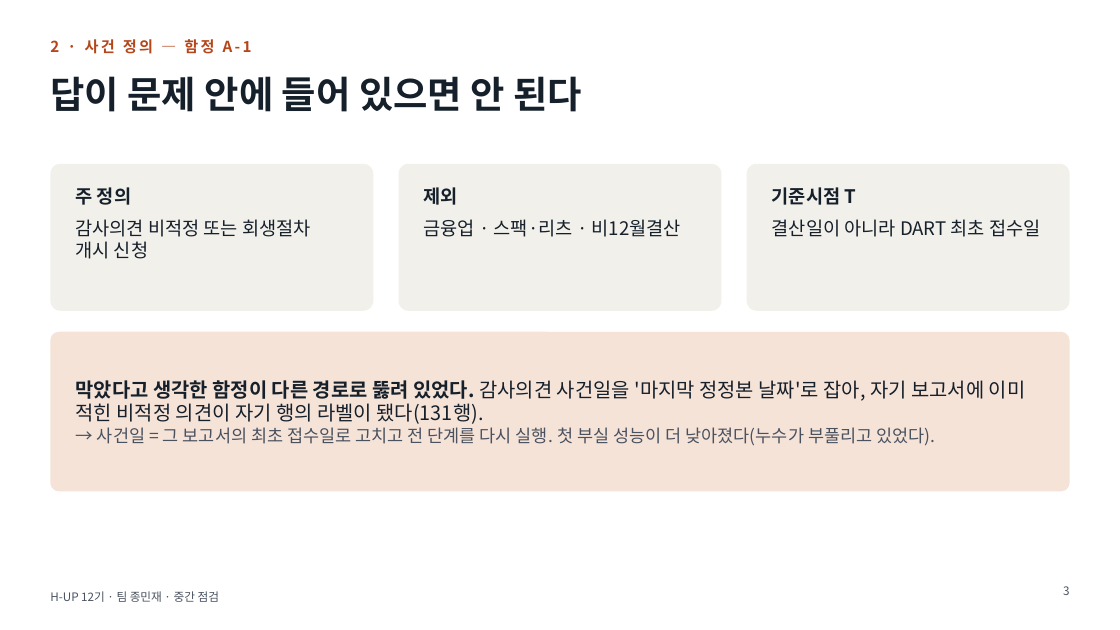
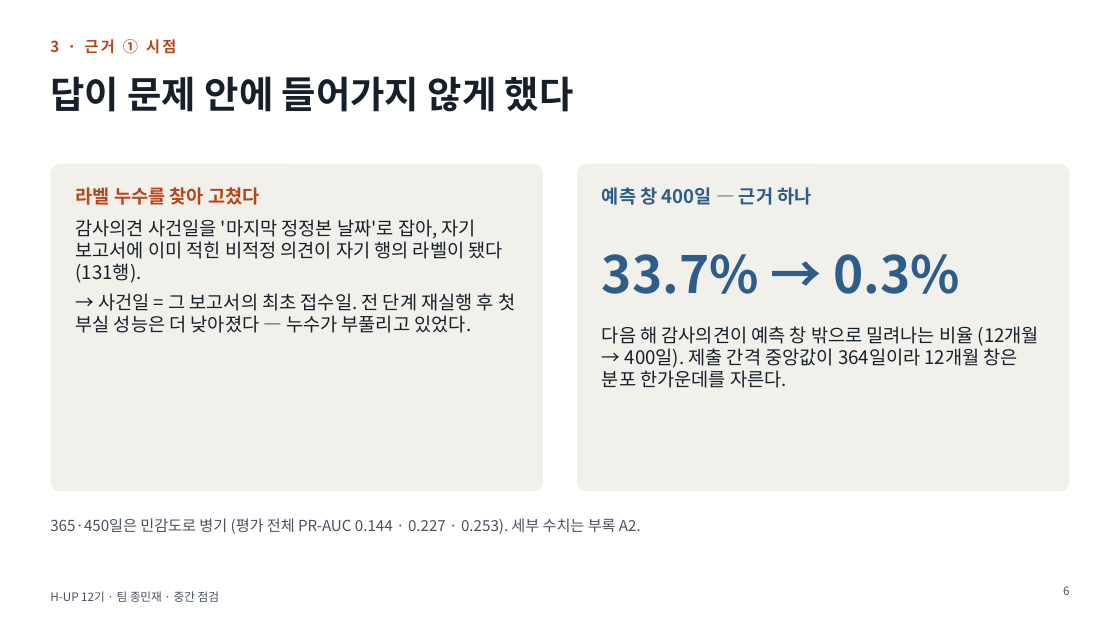
Before and after one commit to ejongmin/h-up-xai-project, a slide deck: slide 6 of 발표/중간점검_보고회.pptx (slide 3 before the commit). Drawn at 1120x630 pixels with LibreOffice and Linux fonts; fonts in the diff are those of the drawing. Boxes give left, top, right and bottom in pixels: in the first picture for what was removed or moved away, otherwise in the second. Text is boxed around its words. In the diff, an @@ line names an element or a change of style, - is before the commit and + after.

```diff
--- a/발표/중간점검_보고회.pptx
+++ b/발표/중간점검_보고회.pptx
@@ text at (x1=50, y1=39, x2=176, y2=54): text changed @@
-2 · 사건 정의 — 함정 A-1
+3 · 근거 ① 시점
@@ title at (x1=50, y1=76, x2=574, y2=112): text changed @@
-답이 문제 안에 들어 있으면 안 된다
+답이 문제 안에 들어가지 않게 했다
@@ rounded rectangle resized from (x1=50, y1=164, x2=373, y2=311) to (x1=50, y1=164, x2=544, y2=492) @@
@@ rounded rectangle at (x1=50, y1=164, x2=544, y2=492): proportions changed @@
@@ rounded rectangle removed at (x1=398, y1=164, x2=721, y2=311) @@
@@ rounded rectangle at (x1=577, y1=164, x2=1070, y2=492): proportions changed @@
@@ rounded rectangle resized from (x1=747, y1=164, x2=1070, y2=311) to (x1=577, y1=164, x2=1070, y2=492) @@
@@ text at (x1=76, y1=187, x2=515, y2=333): text changed; size 17 to 16 pt @@
-막았다고 생각한 함정이 다른 경로로 뚫려 있었다. 감사의견 사건일을 '마지막 정정본 날짜'로 잡아, 자기 보고서에 이미 적힌 비적정 의견이 자기 행의 라벨이 됐다(131행).
-→ 사건일 = 그 보고서의 최초 접수일로 고치고 전 단계를 다시 실행. 첫 부실 성능이 더 낮아졌다(누수가 부풀리고 있었다).
+라벨 누수를 찾아 고쳤다
+감사의견 사건일을 '마지막 정정본 날짜'로 잡아, 자기 보고서에 이미 적힌 비적정 의견이 자기 행의 라벨이 됐다 (131행).
+→ 사건일 = 그 보고서의 최초 접수일. 전 단계 재실행 후 첫 부실 성능은 더 낮아졌다 — 누수가 부풀리고 있었다.
@@ text "라벨 누수를 찾아 고쳤다" at (x1=76, y1=187, x2=515, y2=333): vertical alignment middle to top @@
@@ text removed at (x1=76, y1=187, x2=311, y2=259) @@
-주 정의
-감사의견 비적정 또는 회생절차 개시 신청
@@ text removed at (x1=424, y1=187, x2=681, y2=237) @@
-제외
-금융업 · 스팩·리츠 · 비12월결산
@@ text added at (x1=602, y1=187, x2=811, y2=205), 16 pt, text #2F5D8A, bold @@
+예측 창 400일 — 근거 하나
@@ text removed at (x1=772, y1=187, x2=1040, y2=237) @@
-기준시점 T
-결산일이 아니라 DART 최초 접수일
@@ text added at (x1=602, y1=254, x2=961, y2=294), 44 pt, text #2F5D8A, bold @@
+33.7% → 0.3%
@@ text added at (x1=602, y1=326, x2=1039, y2=388), 16 pt, text #15202B @@
+다음 해 감사의견이 예측 창 밖으로 밀려나는 비율 (12개월 → 400일). 제출 간격 중앙값이 364일이라 12개월 창은 분포 한가운데를 자른다.
@@ rounded rectangle removed at (x1=50, y1=332, x2=1070, y2=492) @@
@@ text added at (x1=50, y1=518, x2=641, y2=534), 13 pt, text #4A5260 @@
+365·450일은 민감도로 병기 (평가 전체 PR-AUC 0.144 · 0.227 · 0.253). 세부 수치는 부록 A2.
@@ page number at (x1=1063, y1=586, x2=1069, y2=595): text changed @@
-3
+6
```
Also in this commit, not shown: 11 other slides changed, 4 slides added, 1 slide removed, 3 other files.
